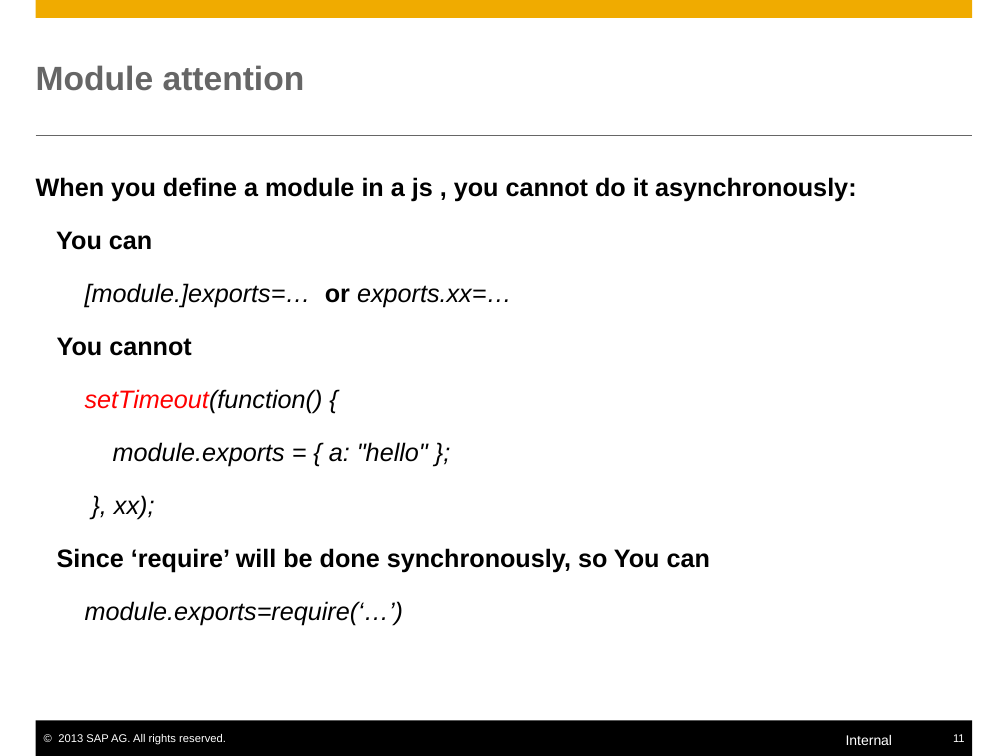
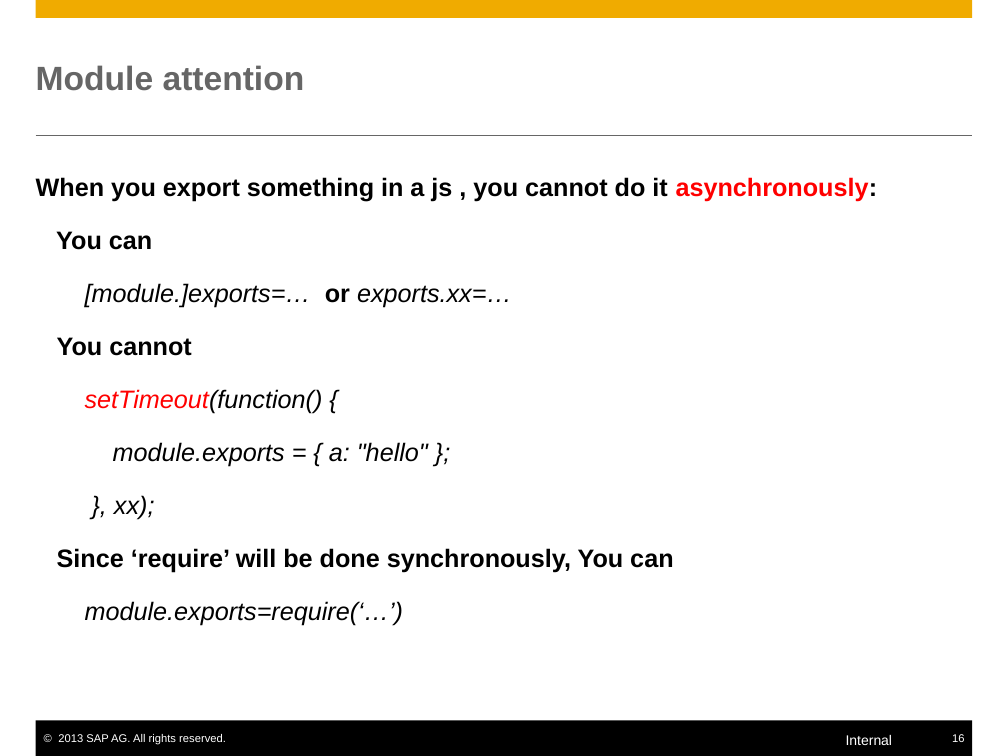
Before and after one commit to yjhcjykwbk-jlsec/mynodejs, a slide deck: slide 16 of nodejs.pptx (slide 11 before the commit). Drawn at 1008x756 pixels with LibreOffice and Linux fonts; fonts in the diff are those of the drawing. Boxes give left, top, right and bottom in pixels: in the first picture for what was removed or moved away, otherwise in the second. Text is boxed around its words. In the diff, an @@ line names an element or a change of style, - is before the commit and + after.

```diff
--- a/nodejs.pptx
+++ b/nodejs.pptx
@@ text at bbox=[36, 177, 878, 202]: text changed @@
-When you define a module in a js , you cannot do it asynchronously:
+When you export something in a js , you cannot do it asynchronously:
@@ text at bbox=[57, 548, 673, 573]: text changed @@
-Since ‘require’ will be done synchronously, so You can
+Since ‘require’ will be done synchronously, You can
@@ page number at bbox=[952, 734, 964, 742]: text changed @@
-11
+16
```
Also in this commit, not shown: 19 other slides changed, 7 slides added.
